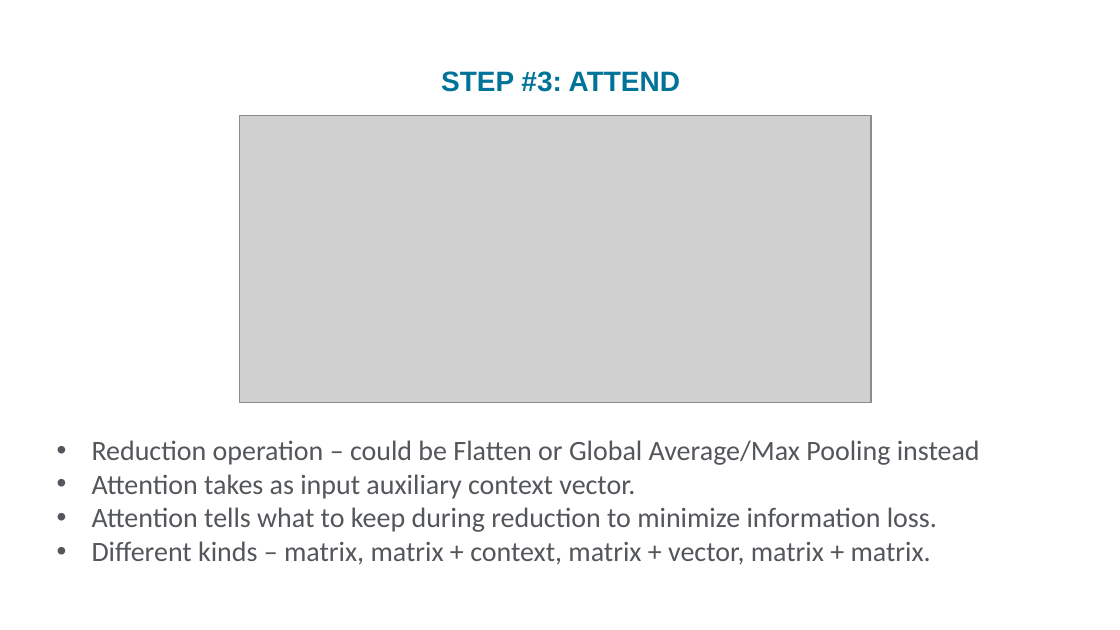
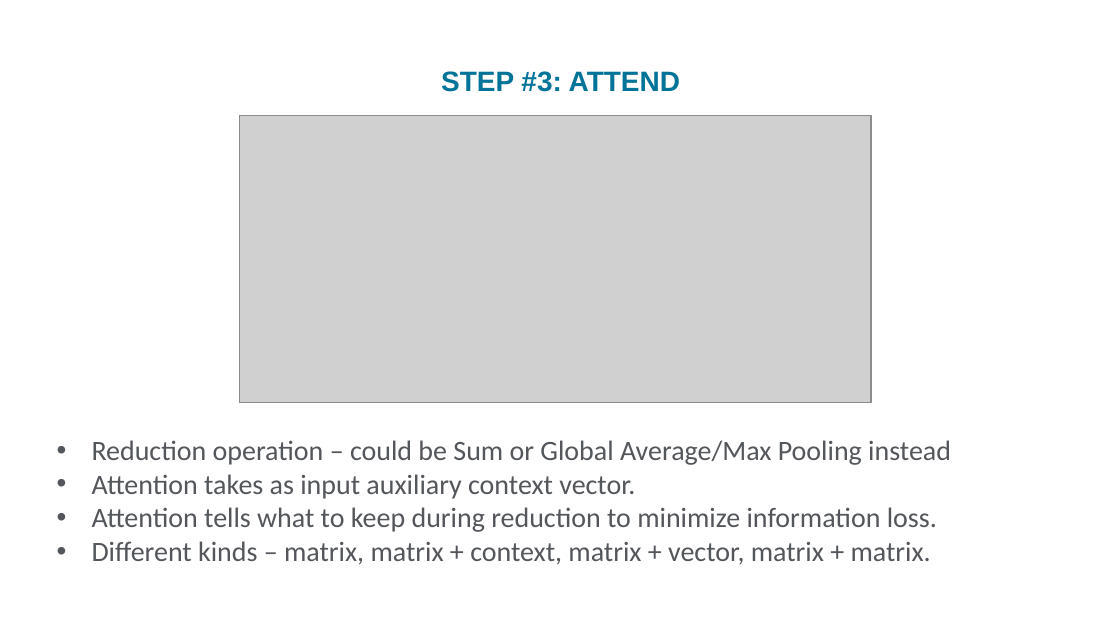
Before and after one commit to sujitpal/eeap-examples, a slide deck: slide 9 of docs/presentation_slides.pptx. Drawn at 1120x630 pixels with LibreOffice and Linux fonts; fonts in the diff are those of the drawing; grey boxes stand for pictures; background and template pictures are left out. Boxes give left, top, right and bottom in pixels: in the first picture for what was removed or moved away, otherwise in the second. Text is boxed around its words. In the diff, an @@ line names an element or a change of style, - is before the commit and + after.

```diff
--- a/docs/presentation_slides.pptx
+++ b/docs/presentation_slides.pptx
@@ text at bbox=[92, 440, 951, 465]: text changed @@
-• Reduction operation – could be Flatten or Global Average/Max Pooling instead
+• Reduction operation – could be Sum or Global Average/Max Pooling instead
```
Also in this commit, not shown: 4 other slides changed, 6 other files.
